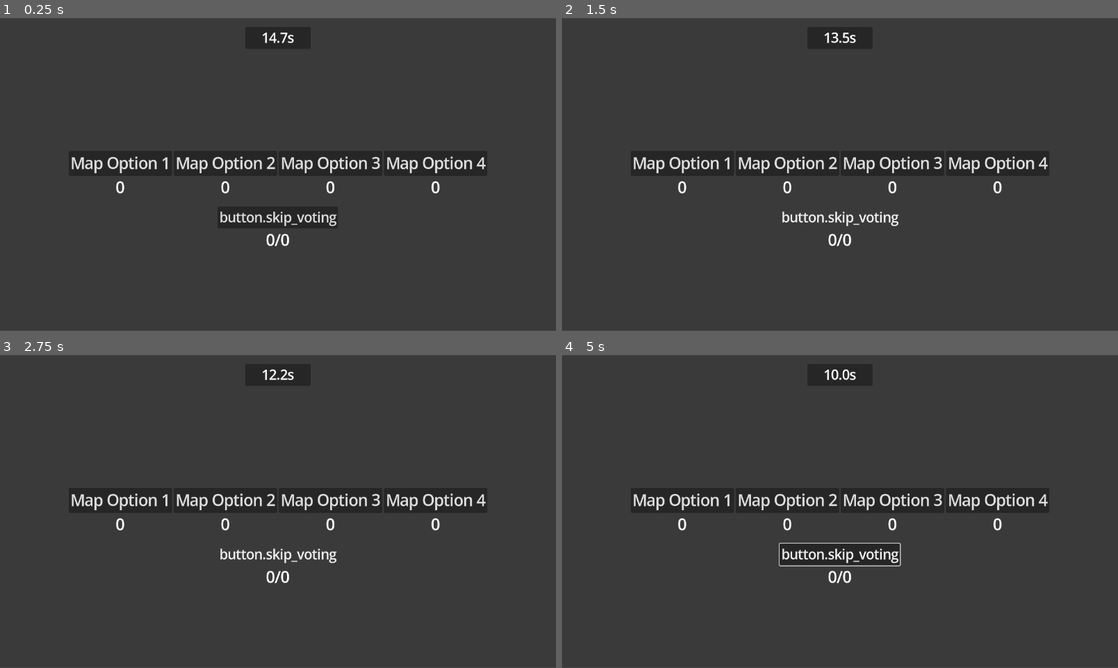
Above: before the commit, frames 1-4 (two rows, left to right).
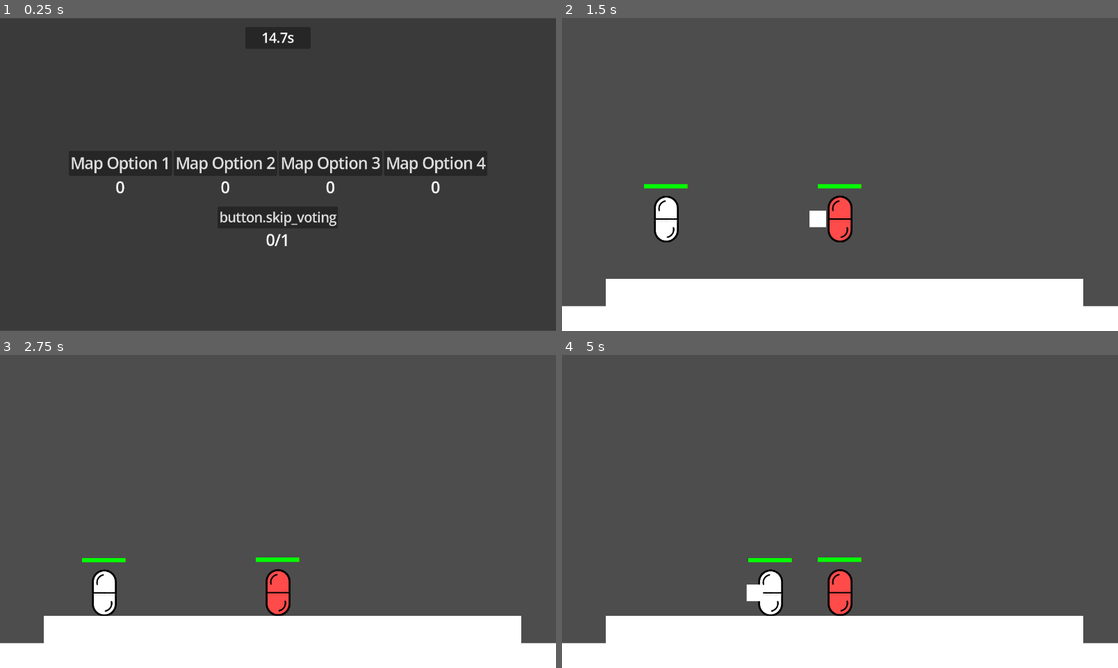
Above: after the commit, the same moments.

Repository: Rivmo/Super-Smash-Guys
Game: Godot game, scene res://scenes/map_selection_screen.tscn
Two runs of this game, one before a commit and one after it. Both use one fixed random seed, a clock stepped at 60 frames per second and the inputs below. This scene is started directly instead of the project's main scene.
Inputs (mouse positions are in pixels of both pictures, inside the frame that each line leads up to):
- Up to frame 1 (0.25 s): no input
- Up to frame 2 (1.5 s): click "Map Option 1" at 0.5 s; click "button.skip_voting" at 1.25 s
- Up to frame 3 (2.75 s): click (278, 555) at 2 s, where only the run before the commit has a clickable "button.skip_voting"
- Up to frame 4 (5 s): tap Enter at 2.75 s; move the mouse to (962, 495) at 2.77 s; hold Right (Right) 2.78-4.28 s; tap O (Attack) at 2.85, 3.6, 4.55 s; click (962, 495) at 2.92 s; tap Up (Jump) at 3.02, 3.77 s; move the mouse to (728, 527) at 3.52 s; move the mouse to (895, 442) at 4.27 s; hold Left (Left) from 4.28 s (still down); tap Down (Crouch) at 4.35 s

The runs differ from the first frame. In frame 1, less than 0.1% of the frame differs, in the area x 50-52%, y 68-73%; in frame 2, 24%; in frame 3, 24%; in frame 4, 25%, in the area x 0-100%, y 2-100%.

Commit message:
small ui and scene location changes

Diff:
--- a/scenes/Multiplayer_select_screen.tscn
+++ b/scenes/Multiplayer_select_screen.tscn
@@ -47,9 +47,9 @@
 anchor_right = 0.5
 anchor_bottom = 0.5
 offset_left = -250.0
-offset_top = -160.0
+offset_top = -109.0
 offset_right = 250.0
-offset_bottom = 106.0
+offset_bottom = 109.0
 grow_horizontal = 2
 grow_vertical = 2
 theme_override_constants/separation = 34
@@ -65,21 +65,17 @@
 theme_override_font_sizes/font_size = 30
 text = "Join Game"
 
-[node name="join_text_box" type="LineEdit" parent="." unique_id=409045426]
-layout_mode = 1
-anchors_preset = 8
-anchor_left = 0.5
-anchor_top = 0.5
-anchor_right = 0.5
-anchor_bottom = 0.5
-offset_left = -150.0
-offset_top = 90.0
-offset_right = 150.0
-offset_bottom = 140.0
-grow_horizontal = 2
-grow_vertical = 2
+[node name="LineEdit" type="LineEdit" parent="VBoxContainer" unique_id=2063861673]
+layout_mode = 2
+theme_override_font_sizes/font_size = 30
+placeholder_text = "Create a name"
+alignment = 1
+
+[node name="join_text_box" type="LineEdit" parent="VBoxContainer" unique_id=409045426]
+layout_mode = 2
 theme_override_constants/minimum_character_width = 9
 theme_override_font_sizes/font_size = 30
+placeholder_text = "Port"
 alignment = 1
 max_length = 9
 script = ExtResource("2_8g5g0")
@@ -93,7 +89,7 @@
 theme_override_font_sizes/font_size = 26
 text = "Exit"
 
-[connection signal="pressed" from="VBoxContainer/Host" to="join_text_box" method="_on_host_pressed"]
-[connection signal="pressed" from="VBoxContainer/Join" to="join_text_box" method="_on_join_pressed"]
-[connection signal="text_submitted" from="join_text_box" to="join_text_box" method="_on_text_submitted"]
+[connection signal="pressed" from="VBoxContainer/Host" to="VBoxContainer/join_text_box" method="_on_host_pressed"]
+[connection signal="pressed" from="VBoxContainer/Join" to="VBoxContainer/join_text_box" method="_on_join_pressed"]
+[connection signal="text_submitted" from="VBoxContainer/join_text_box" to="VBoxContainer/join_text_box" method="_on_text_submitted"]
 [connection signal="pressed" from="Exit_Multiplayer" to="." method="_on_exit_multiplayer_pressed"]
--- a/scenes/map_selection_screen.tscn
+++ b/scenes/map_selection_screen.tscn
@@ -17,6 +17,38 @@
 offset_right = 1280.0
 offset_bottom = 718.0
 color = Color(0.105882354, 0.105882354, 0.105882354, 0.37254903)
+
+[node name="MarginContainer2" type="MarginContainer" parent="MapVotingUI/ColorRect" unique_id=1286580936]
+layout_mode = 1
+anchors_preset = 8
+anchor_left = 0.5
+anchor_top = 0.5
+anchor_right = 0.5
+anchor_bottom = 0.5
+offset_left = -482.0
+offset_top = -35.0
+offset_right = 482.0
+offset_bottom = 35.0
+grow_horizontal = 2
+grow_vertical = 2
+theme_override_constants/margin_top = 250
+
+[node name="VBoxContainer" type="VBoxContainer" parent="MapVotingUI/ColorRect/MarginContainer2" unique_id=549843995]
+layout_mode = 2
+size_flags_horizontal = 4
+size_flags_vertical = 4
+
+[node name="skipvotingbutton" type="Button" parent="MapVotingUI/ColorRect/MarginContainer2/VBoxContainer" unique_id=436229869]
+custom_minimum_size = Vector2(200, 50)
+layout_mode = 2
+theme_override_font_sizes/font_size = 30
+text = "button.skip_voting"
+
+[node name="votesneeded" type="Label" parent="MapVotingUI/ColorRect/MarginContainer2/VBoxContainer" unique_id=1498247449]
+layout_mode = 2
+size_flags_horizontal = 6
+theme_override_font_sizes/font_size = 35
+text = "0/0"
 
 [node name="VBoxContainer" type="VBoxContainer" parent="MapVotingUI/ColorRect" unique_id=263457762]
 layout_mode = 1
@@ -111,44 +143,17 @@
 horizontal_alignment = 1
 vertical_alignment = 1
 
-[node name="MarginContainer2" type="MarginContainer" parent="MapVotingUI/ColorRect" unique_id=1286580936]
-layout_mode = 1
-anchors_preset = 8
-anchor_left = 0.5
-anchor_top = 0.5
-anchor_right = 0.5
-anchor_bottom = 0.5
-offset_left = -482.0
-offset_top = -35.0
-offset_right = 482.0
-offset_bottom = 35.0
-grow_horizontal = 2
-grow_vertical = 2
-theme_override_constants/margin_top = 250
-
-[node name="VBoxContainer" type="VBoxContainer" parent="MapVotingUI/ColorRect/MarginContainer2" unique_id=549843995]
-layout_mode = 2
-size_flags_horizontal = 4
-size_flags_vertical = 4
-
-[node name="Button" type="Button" parent="MapVotingUI/ColorRect/MarginContainer2/VBoxContainer" unique_id=436229869]
-custom_minimum_size = Vector2(200, 50)
-layout_mode = 2
-theme_override_font_sizes/font_size = 30
-text = "button.skip_voting"
-
-[node name="label" type="Label" parent="MapVotingUI/ColorRect/MarginContainer2/VBoxContainer" unique_id=1498247449]
-layout_mode = 2
-size_flags_horizontal = 6
-theme_override_font_sizes/font_size = 35
-text = "0/0"
-
 [node name="MapVoteTimer" type="Timer" parent="MapVotingUI/ColorRect" unique_id=1901770375]
 wait_time = 15.0
 one_shot = true
 autostart = true
 
+[connection signal="pressed" from="MapVotingUI/ColorRect/MarginContainer2/VBoxContainer/skipvotingbutton" to="MapVotingUI" method="_on_skipvotingbutton_pressed"]
+[connection signal="pressed" from="MapVotingUI/ColorRect/VBoxContainer/HBoxContainer/Button" to="MapVotingUI" method="_on_button_pressed"]
 [connection signal="pressed" from="MapVotingUI/ColorRect/VBoxContainer/HBoxContainer/Button" to="MapVotingUI/ColorRect/VBoxContainer" method="_on_button_pressed"]
+[connection signal="pressed" from="MapVotingUI/ColorRect/VBoxContainer/HBoxContainer/Button2" to="MapVotingUI" method="_on_button_2_pressed"]
 [connection signal="pressed" from="MapVotingUI/ColorRect/VBoxContainer/HBoxContainer/Button2" to="MapVotingUI/ColorRect/VBoxContainer" method="_on_button_2_pressed"]
+[connection signal="pressed" from="MapVotingUI/ColorRect/VBoxContainer/HBoxContainer/Button3" to="MapVotingUI" method="_on_button_3_pressed"]
 [connection signal="pressed" from="MapVotingUI/ColorRect/VBoxContainer/HBoxContainer/Button3" to="MapVotingUI/ColorRect/VBoxContainer" method="_on_button_3_pressed"]
+[connection signal="pressed" from="MapVotingUI/ColorRect/VBoxContainer/HBoxContainer/Button4" to="MapVotingUI" method="_on_button_4_pressed"]
 [connection signal="pressed" from="MapVotingUI/ColorRect/VBoxContainer/HBoxContainer/Button4" to="MapVotingUI/ColorRect/VBoxContainer" method="_on_button_4_pressed"]
--- /dev/null
+++ b/scenes/maps/map_placeholder.tscn
@@ -0,0 +1,48 @@
+[gd_scene format=3 uid="uid://dtejskw0b56l1"]
+
+[ext_resource type="Script" uid="uid://c74aoimcssv2o" path="res://scripts/placeholder_arena.gd" id="1_m74u3"]
+[ext_resource type="PackedScene" uid="uid://b0x3345qebl54" path="res://scenes/player_character.tscn" id="2_w1ypv"]
+[ext_resource type="PackedScene" uid="uid://cff2uoaxsga1o" path="res://scenes/Dummy.tscn" id="3_yyjrg"]
+
+[sub_resource type="QuadMesh" id="QuadMesh_hunim"]
+
+[sub_resource type="RectangleShape2D" id="RectangleShape2D_hunim"]
+size = Vector2(1100, 65)
+
+[node name="Node2D" type="Node2D" unique_id=2101625577]
+script = ExtResource("1_m74u3")
+
+[node name="Player" parent="." unique_id=142461306 instance=ExtResource("2_w1ypv")]
+position = Vector2(337, 515)
+
+[node name="StaticBody2D" type="StaticBody2D" parent="." unique_id=27430171]
+position = Vector2(640, 500)
+
+[node name="MeshInstance2D" type="MeshInstance2D" parent="StaticBody2D" unique_id=1704214878]
+position = Vector2(10.499989, 132.49998)
+scale = Vector2(1099, 65.00003)
+mesh = SubResource("QuadMesh_hunim")
+
+[node name="CollisionShape2D" type="CollisionShape2D" parent="StaticBody2D" unique_id=393426004]
+position = Vector2(11, 132.5)
+shape = SubResource("RectangleShape2D_hunim")
+debug_color = Color(0, 0.6, 0.69803923, 0.41568628)
+
+[node name="StaticBody2D2" type="StaticBody2D" parent="." unique_id=1646547923]
+position = Vector2(638, 564)
+scale = Vector2(4.211956, 0.9873548)
+
+[node name="MeshInstance2D" type="MeshInstance2D" parent="StaticBody2D2" unique_id=787715542]
+position = Vector2(10.499989, 132.49998)
+scale = Vector2(1099, 65.00003)
+mesh = SubResource("QuadMesh_hunim")
+
+[node name="CollisionShape2D" type="CollisionShape2D" parent="StaticBody2D2" unique_id=701882317]
+position = Vector2(11, 132.5)
+shape = SubResource("RectangleShape2D_hunim")
+debug_color = Color(0, 0.6, 0.69803923, 0.41568628)
+
+[node name="Dummy" parent="." unique_id=1693198927 instance=ExtResource("3_yyjrg")]
+position = Vector2(959, 504)
+
+[connection signal="Attack" from="Player" to="." method="_on_character_attack"]
--- a/scenes/settings_menu_screen.tscn
+++ b/scenes/settings_menu_screen.tscn
@@ -253,6 +253,7 @@
 layout_mode = 2
 size_flags_horizontal = 8
 size_flags_vertical = 8
+step = 20.0
 tick_count = 5
 ticks_on_borders = true
 ticks_position = 2
--- a/scripts/map_voting_ui.gd
+++ b/scripts/map_voting_ui.gd
@@ -10,7 +10,11 @@
 var MapLastVoted := 0
 var MapVoted := 0
 var IsMapChosen := false
-const PlaceholderArena = preload("res://scenes/placeholder_arena.tscn")
+var votedtoskip := false
+var totalvotesforskip := 0
+var votesneededtoskip := 1
+const map_placeholder = preload("res://scenes/maps/map_placeholder.tscn")
+const placeholder_arena = preload("res://scenes/maps/placeholder_arena.tscn")
 @onready var VoteTimerLabel = $ColorRect/MarginContainer/Panel/Label
 @onready var MapVoteTimer = $ColorRect/MapVoteTimer
 func _process(delta: float) -> void:
@@ -18,6 +22,12 @@
 	$ColorRect/VBoxContainer/HBoxContainer2/Label2.text = str(MapVotes[2])
 	$ColorRect/VBoxContainer/HBoxContainer2/Label3.text = str(MapVotes[3])
 	$ColorRect/VBoxContainer/HBoxContainer2/Label4.text = str(MapVotes[4])
+
+	$ColorRect/MarginContainer2/VBoxContainer/votesneeded.text = (str(totalvotesforskip) + "/" + str(votesneededtoskip))
+
+	if totalvotesforskip >= votesneededtoskip:
+		MapVoteTimer.stop()
+
 	if MapVoteTimer.time_left >= 10:
 		VoteTimerLabel.text = (str(MapVoteTimer.time_left).substr(0,4)+"s")
 	else:
@@ -42,11 +52,11 @@
 	var selectedmap = getmostvoted(MapVotes)
 	if selectedmap == 1:
 		print("Loading map 1")
-		get_tree().current_scene.add_child(PlaceholderArena.instantiate())
+		get_tree().current_scene.add_child(map_placeholder.instantiate())
 		$ColorRect.visible = false
 	elif selectedmap == 2:
 		print("Loading map 2")
-
+		get_tree().current_scene.add_child(placeholder_arena.instantiate())
 		$ColorRect.visible = false
 	elif selectedmap == 3:
 		print("Loading map 3")
@@ -72,3 +82,7 @@
 	ReassignVotes(3)
 func _on_button_4_pressed() -> void:
 	ReassignVotes(4)
+func _on_skipvotingbutton_pressed() -> void:
+	if votedtoskip == false:
+		totalvotesforskip += 1
+		votedtoskip = true
--- a/scripts/settings/fps_option.gd
+++ b/scripts/settings/fps_option.gd
@@ -1,4 +1,3 @@
 extends SpinBox
-
-func _on_value_changed(value: float) -> void:
-	Engine.max_fps = self.value
+func _on_value_changed(newval):
+	Engine.max_fps = int(newval)
Renamed: scenes/placeholder_arena.tscn -> scenes/maps/placeholder_arena.tscn
